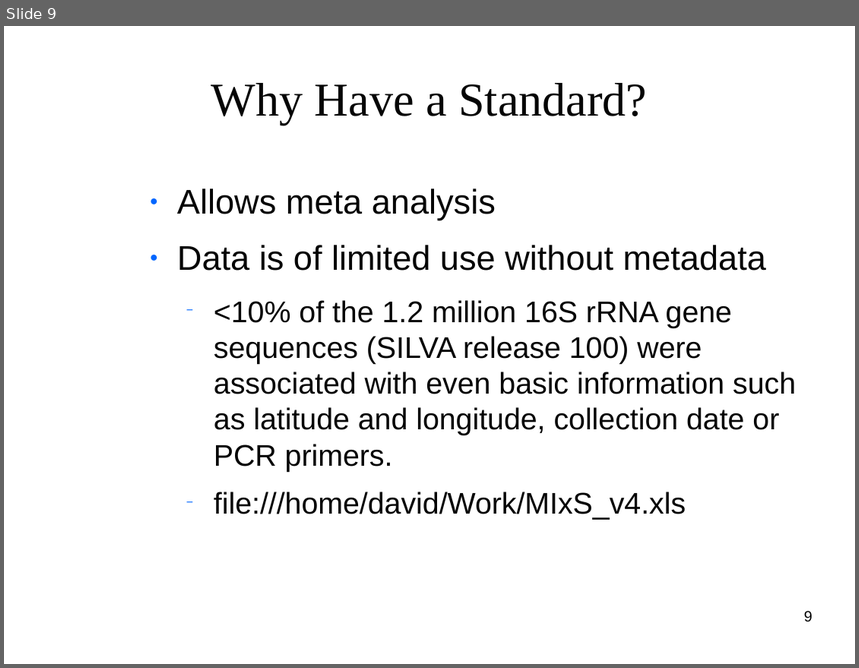
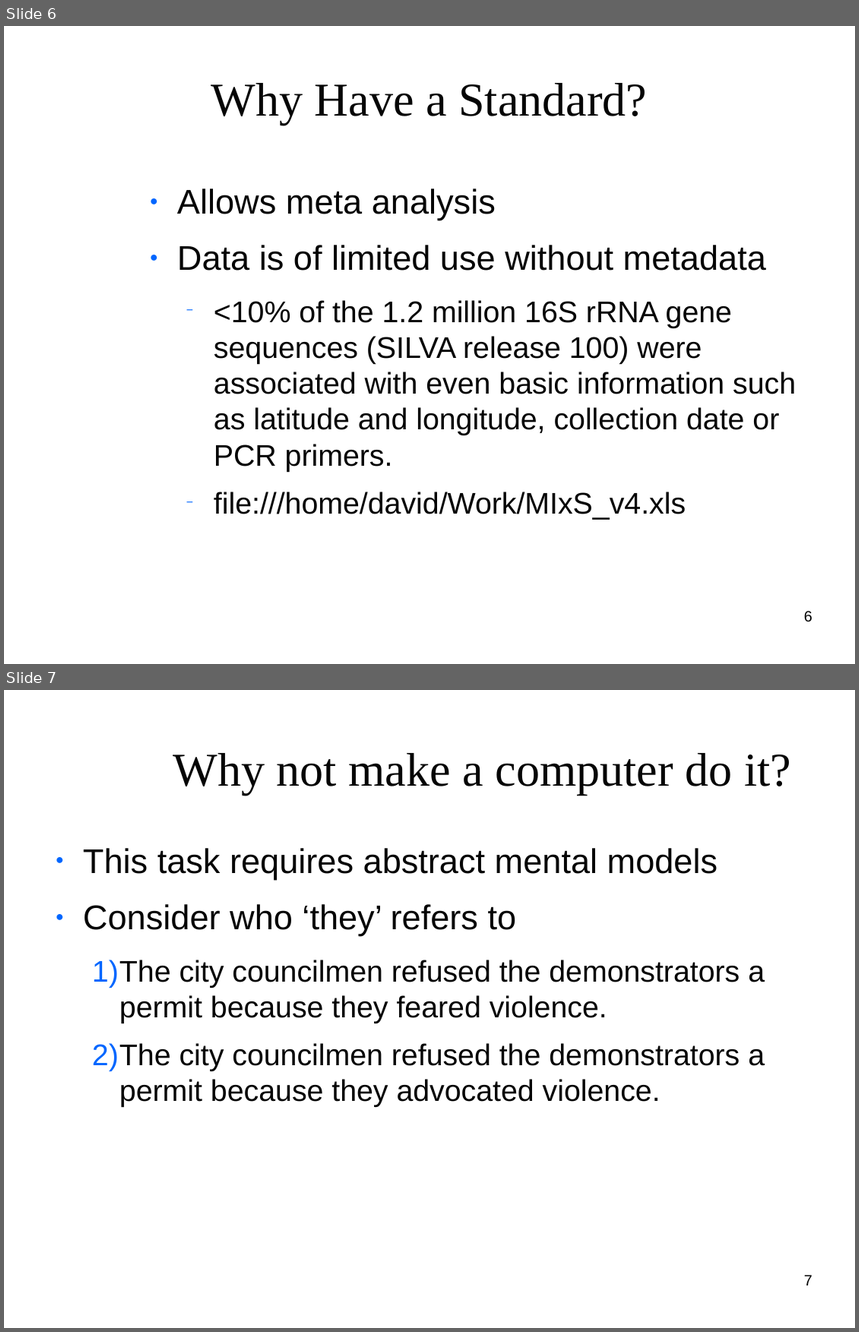
Before and after one commit to clemente-lab/mmeds-meta, a slide deck: sql/mmeds.odp. Shown one above the other, each under a label of ours: slide 9 before the commit, slides 6 and 7 after it. The pictures are 859x668 and 859x1332 pixels, drawn with LibreOffice and Linux fonts; fonts in the diff are those of the drawing; background and template pictures are left out. Boxes give left, top, right and bottom in pixels: in the first picture for what was removed or moved away, otherwise in the second. Text is boxed around its words. In the diff, an @@ line names an element or a change of style, - is before the commit and + after.

```diff
--- a/sql/mmeds.odp
+++ b/sql/mmeds.odp
@@ slide 7 added at box(4, 690, 855, 1328), background picture (left out) @@
@@ title added at box(173, 753, 791, 795), 44 pt, text #050505 @@
+Why not make a computer do it?
@@ text added at box(83, 848, 765, 1107), 27.9 pt, text #050505 @@
+● This task requires abstract mental models
+● Consider who ‘they’ refers to
+  1) The city councilmen refused the demonstrators a permit because they feared violence.
+  2) The city councilmen refused the demonstrators a permit because they advocated violence.
@@ page number added at box(804, 1275, 813, 1286), 14 pt, text #000000 @@
+7
@@ what was slide 9 is now slide 6 @@
@@ page number at box(804, 611, 813, 623): text changed @@
-9
+6
```
Also in this commit, not shown: 4 slides changed, 5 other slides added, 1 slide removed, 10 other files.
